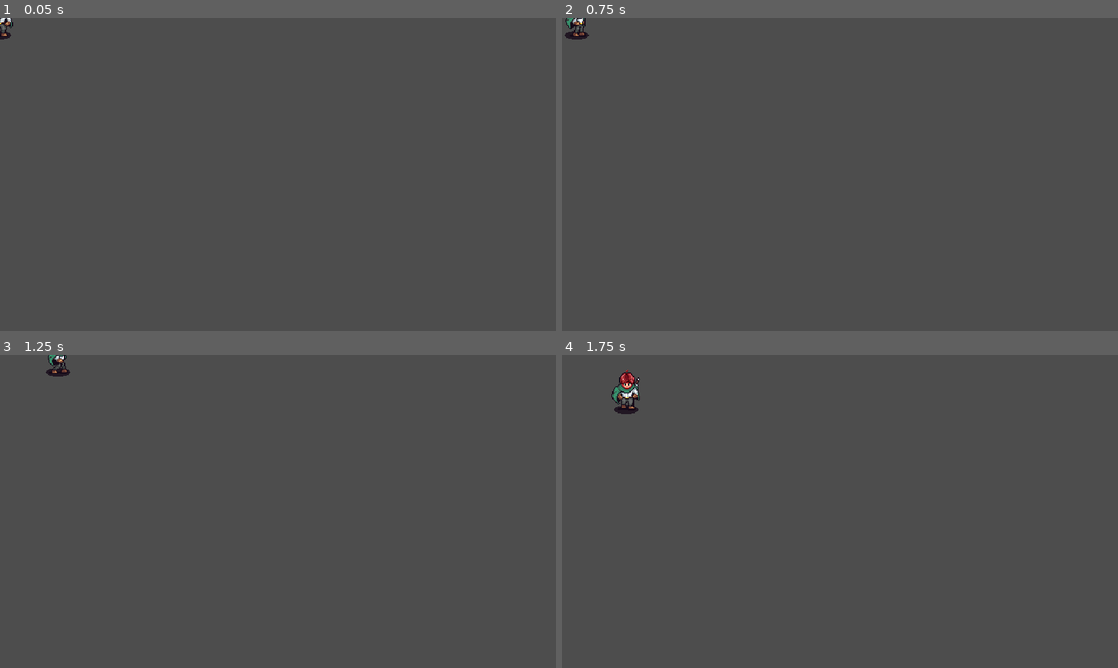
Above: before the commit, frames 1-4 (two rows, left to right).
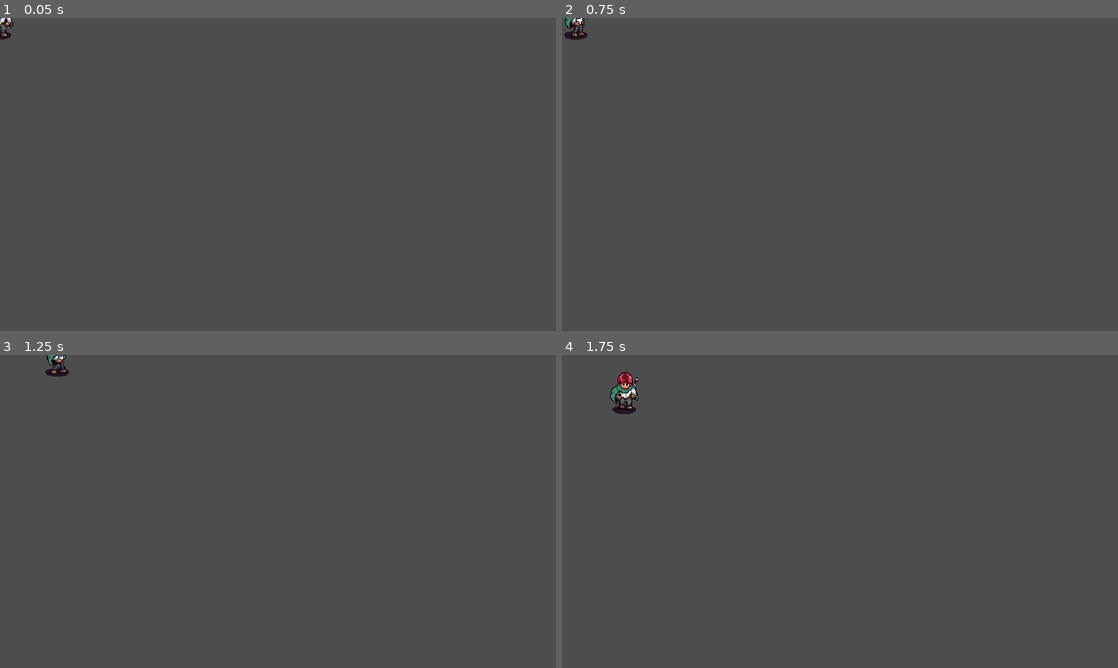
Above: after the commit, the same moments.

Repository: Father-Yang/AARPG
Game: Godot game, scene res://playground.tscn
Two runs of this game, one before a commit and one after it. Both use one fixed random seed, a clock stepped at 60 frames per second and the inputs below.
Inputs:
- Up to frame 1 (0.05 s): no input
- Up to frame 2 (0.75 s): tap Enter at 0.5 s; hold D (move_right) from 0.53 s (still down)
- Up to frame 3 (1.25 s): keep holding D (move_right)
- Up to frame 4 (1.75 s): release D (move_right) at 1.28 s; hold S (move_down) from 1.28 s (still down)

Frame 1 is identical in both runs. In frame 2, 0.1% of the frame differs, in the area x 0-5%, y 0-7%; in frame 3, 0.1%; in frame 4, 0.4%, in the area x 8-14%, y 4-19%.

Commit message:
3 玩家动作状态机

Diff:
--- a/Player/Scripts/player.gd
+++ b/Player/Scripts/player.gd
@@ -1,31 +1,24 @@
 extends CharacterBody2D
 class_name Player
 
-const SPEED = 100.0
-
 var direction:Vector2 = Vector2.ZERO
 var cardinal_direction:Vector2 = Vector2.DOWN
-var state:String = "idle"
 
 @onready var animation_player: AnimationPlayer = $AnimationPlayer
 @onready var sprite: Sprite2D = $Sprite2D
+@onready var state_machine: PlayerStateMachine = $StateMachine
+
+func _ready() -> void:
+	if state_machine:
+		state_machine.initialize(self)
 
 func _process(delta: float) -> void:
 	direction = Input.get_vector("move_left","move_right","move_up","move_down")
-	if direction != Vector2.ZERO:
-		self.velocity = direction * SPEED
-		#animated_sprite.play("move")
-
-	else:
-		self.velocity = Vector2.ZERO
-		#animated_sprite.play("idle")
-	if _set_state() || _set_direction():
-		_update_animation()
 
 func _physics_process(delta: float) -> void:
 	move_and_slide()
 
-func _set_direction() -> bool:
+func set_direction() -> bool:
 	if direction == Vector2.ZERO:
 		return false
 	var new_dir:Vector2 = cardinal_direction
@@ -40,16 +33,8 @@
 	sprite.scale.x = -1 if cardinal_direction == Vector2.LEFT else 1
 	return true
 
-func _set_state() -> bool:
-	var new_state = "idle" if direction == Vector2.ZERO else "walk"
-	if new_state == state:
-		return false
 
-	state = new_state
-	return true
-
-
-func _update_animation() -> void:
+func update_animation(state:String) -> void:
 	var anim_dir:String = ""
 	if cardinal_direction == Vector2.DOWN:
 		anim_dir = "down"
--- /dev/null
+++ b/Player/Scripts/player_state_machine.gd
@@ -0,0 +1,36 @@
+extends Node
+class_name PlayerStateMachine
+
+var states:Array[State]
+var pre_state:State
+var current_state:State
+
+func _ready() -> void:
+	process_mode = Node.PROCESS_MODE_DISABLED #禁用process
+
+func _process(delta: float) -> void:
+	change_state(current_state.process(delta))
+
+func _physics_process(delta: float) -> void:
+	change_state(current_state.physics(delta))
+
+func _unhandled_input(event: InputEvent) -> void:
+	change_state(current_state.handle_input(event))
+
+func initialize(_player:Player) -> void:
+	for node in get_children():
+		if node is State:
+			states.append(node)
+	if states.size() > 0:
+		states[0].player = _player
+		change_state(states[0]) #执行默认状态
+	process_mode = Node.PROCESS_MODE_INHERIT #继承模式
+
+func change_state(new_state:State) -> void:
+	if new_state == null || current_state == new_state:
+		return
+	if current_state:
+		current_state.exit()
+	pre_state = current_state
+	current_state = new_state
+	current_state.enter()
--- /dev/null
+++ b/Player/Scripts/state.gd
@@ -0,0 +1,22 @@
+extends Node
+class_name State
+
+static var player:Player
+
+func _ready() -> void:
+	pass # Replace with function body.
+
+func enter() -> void:
+	pass
+
+func exit() -> void:
+	pass
+
+func process(delta:float) -> State:
+	return null
+
+func physics(delta:float) -> State:
+	return null
+
+func handle_input(event:InputEvent) ->  State:
+	return null
--- /dev/null
+++ b/Player/Scripts/state_idle.gd
@@ -0,0 +1,22 @@
+extends State
+class_name StateIdle
+
+@onready var walk: StateWalk = %Walk
+
+func enter() -> void:
+	player.update_animation("idle")
+
+func exit() -> void:
+	pass
+
+func process(delta:float) -> State:
+	if player.direction != Vector2.ZERO:
+		return walk
+	player.velocity = Vector2.ZERO
+	return null
+
+func physics(delta:float) -> State:
+	return null
+
+func handle_input(event:InputEvent) ->  State:
+	return null
--- /dev/null
+++ b/Player/Scripts/state_walk.gd
@@ -0,0 +1,26 @@
+extends State
+class_name StateWalk
+
+@export var move_speed:float = 100
+
+@onready var idle: StateIdle = %Idle
+
+func enter() -> void:
+	player.update_animation("walk")
+
+func exit() -> void:
+	pass
+
+func process(delta:float) -> State:
+	if player.direction == Vector2.ZERO:
+		return idle
+	player.velocity = player.direction * move_speed
+	if player.set_direction():
+		player.update_animation("walk")
+	return null
+
+func physics(delta:float) -> State:
+	return null
+
+func handle_input(event:InputEvent) ->  State:
+	return null
--- a/Player/player.tscn
+++ b/Player/player.tscn
@@ -2,6 +2,9 @@
 
 [ext_resource type="Script" uid="uid://b2dgvdwpr5ydu" path="res://Player/Scripts/player.gd" id="1_4ntmi"]
 [ext_resource type="Texture2D" uid="uid://btmr5r2plgxw3" path="res://Player/Sprites/ExamplePlayerSprite.png" id="2_btcbx"]
+[ext_resource type="Script" uid="uid://btpd7ndypbfqb" path="res://Player/Scripts/player_state_machine.gd" id="3_gwnis"]
+[ext_resource type="Script" uid="uid://1wm0ai8qjn71" path="res://Player/Scripts/state_idle.gd" id="4_fhl08"]
+[ext_resource type="Script" uid="uid://dko6redtw6hlt" path="res://Player/Scripts/state_walk.gd" id="5_k53q1"]
 
 [sub_resource type="Animation" id="Animation_btcbx"]
 length = 0.001
@@ -131,10 +134,12 @@
 &"walk_up": SubResource("Animation_od3ui")
 }
 
+[sub_resource type="CapsuleShape2D" id="CapsuleShape2D_4ntmi"]
+radius = 12.0
+height = 42.0
+
 [node name="Player" type="CharacterBody2D" unique_id=1832212024]
 script = ExtResource("1_4ntmi")
-
-[node name="CollisionShape2D" type="CollisionShape2D" parent="." unique_id=731808415]
 
 [node name="Sprite2D" type="Sprite2D" parent="." unique_id=19233572]
 texture = ExtResource("2_btcbx")
@@ -143,3 +148,20 @@
 [node name="AnimationPlayer" type="AnimationPlayer" parent="." unique_id=2109971987]
 root_node = NodePath("../..")
 libraries/ = SubResource("AnimationLibrary_btcbx")
+
+[node name="CollisionShape2D" type="CollisionShape2D" parent="." unique_id=731808415]
+shape = SubResource("CapsuleShape2D_4ntmi")
+
+[node name="StateMachine" type="Node" parent="." unique_id=2030610111]
+script = ExtResource("3_gwnis")
+metadata/_custom_type_script = "uid://btpd7ndypbfqb"
+
+[node name="Idle" type="Node" parent="StateMachine" unique_id=2017524009]
+unique_name_in_owner = true
+script = ExtResource("4_fhl08")
+metadata/_custom_type_script = "uid://bcpeg2lusu217"
+
+[node name="Walk" type="Node" parent="StateMachine" unique_id=2035505009]
+unique_name_in_owner = true
+script = ExtResource("5_k53q1")
+metadata/_custom_type_script = "uid://bcpeg2lusu217"
Not shown, added: Player/Scripts/player_state_machine.gd.uid
Not shown, added: Player/Scripts/state.gd.uid
Not shown, added: Player/Scripts/state_idle.gd.uid
Not shown, added: Player/Scripts/state_walk.gd.uid
